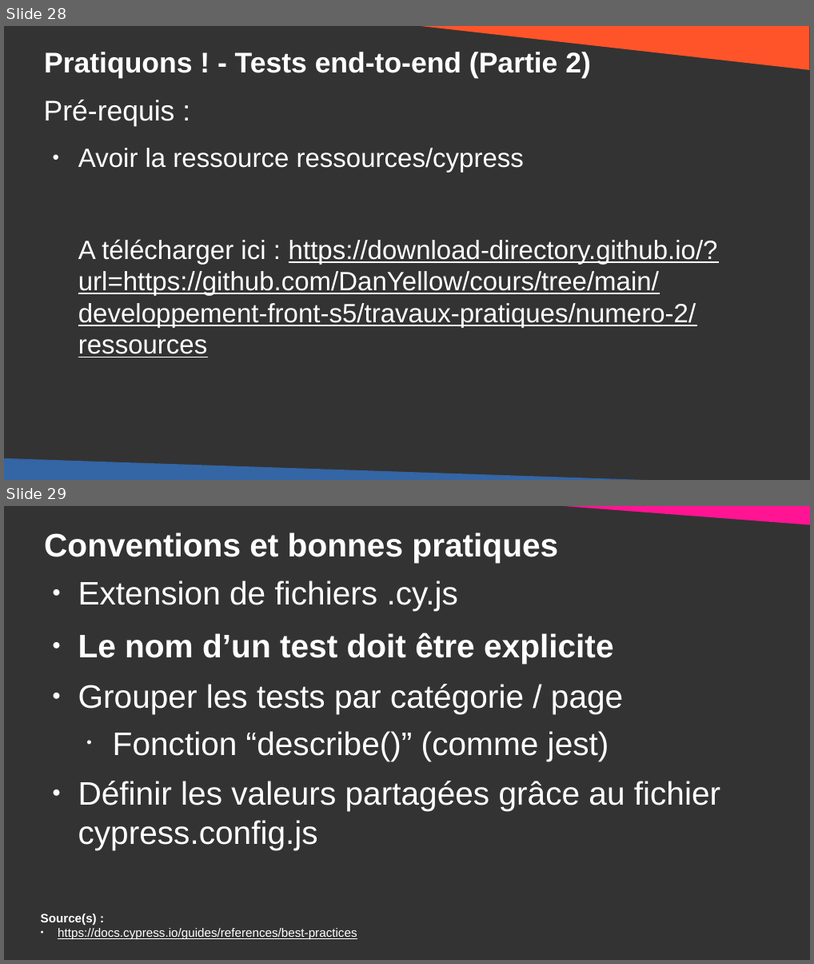
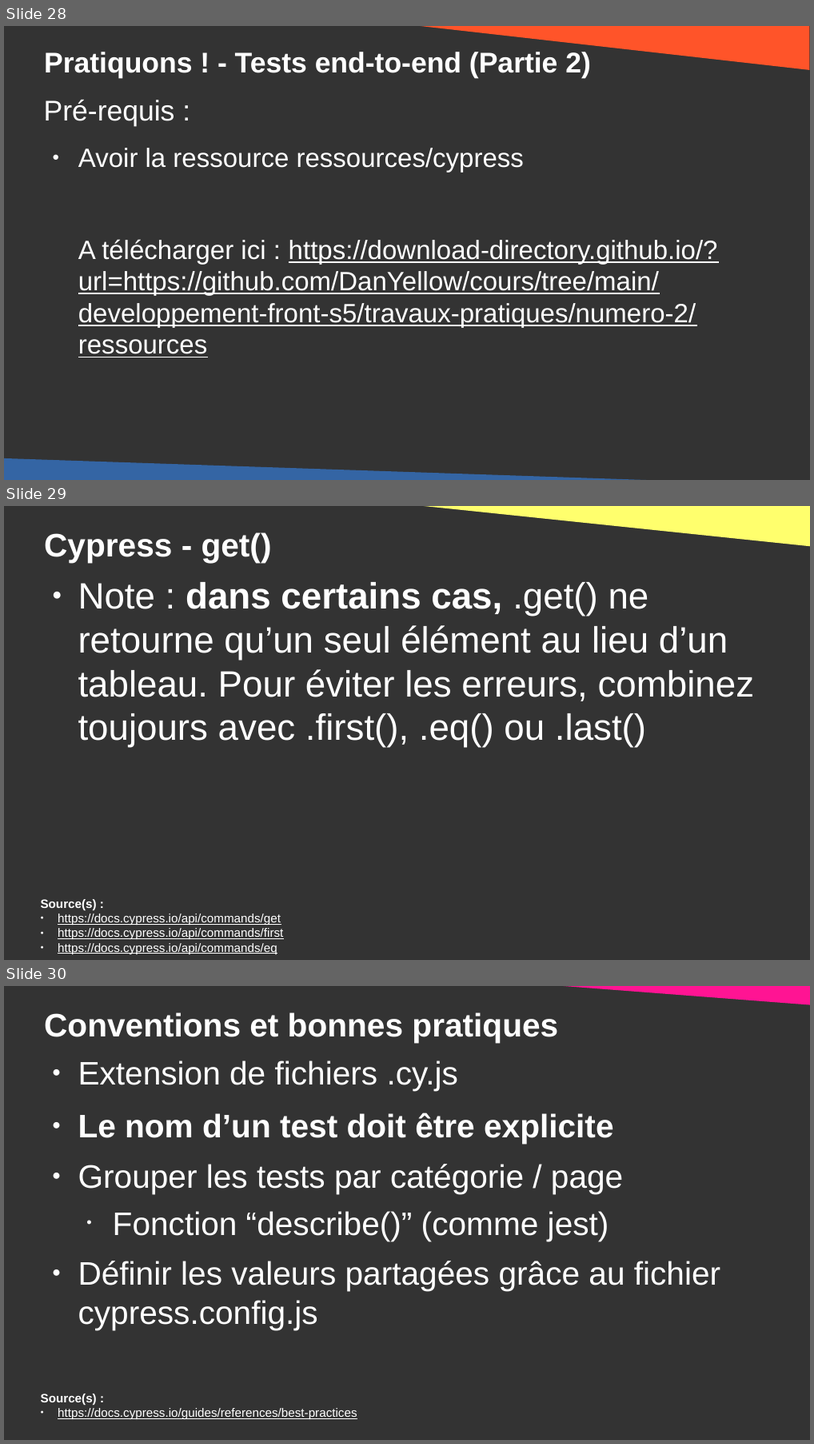
Before and after one commit to DanYellow/cours, a slide deck: developpement-front-s5/travaux-pratiques/numero-2/presentation.odp. Shown one above the other, each under a label of ours: slides 28 and 29 before the commit, slides 28, 29 and 30 after it. The pictures are 814x964 and 814x1444 pixels, drawn with LibreOffice and Linux fonts; fonts in the diff are those of the drawing. Boxes give left, top, right and bottom in pixels: in the first picture for what was removed or moved away, otherwise in the second. Text is boxed around its words. In the diff, an @@ line names an element or a change of style, - is before the commit and + after.

```diff
--- a/developpement-front-s5/travaux-pratiques/numero-2/presentation.odp
+++ b/developpement-front-s5/travaux-pratiques/numero-2/presentation.odp
@@ slide 29 added at [4, 506, 810, 960], background #333333 @@
@@ right triangle added at [394, 506, 810, 546], fill #FFFF6D @@
@@ title added at [44, 532, 272, 562], 32 pt, text #FFFFFF, bold @@
+Cypress - get()
@@ text added at [78, 582, 755, 748], 36 pt, text #FFFFFF @@
+● Note : dans certains cas, .get() ne retourne qu’un seul élément au lieu d’un tableau. Pour éviter les erreurs, combinez toujours avec .first(), .eq() ou .last()
@@ text added at [41, 899, 283, 954], 12 pt, text #FFFFFF, underline @@
+Source(s) :
+● https://docs.cypress.io/api/commands/get
+● https://docs.cypress.io/api/commands/first
+● https://docs.cypress.io/api/commands/eq
@@ what was slide 29 is now slide 30 @@
```
Also in this commit, not shown: 5 slides changed, 8 other slides added, 2 slides removed, 7 other files.
